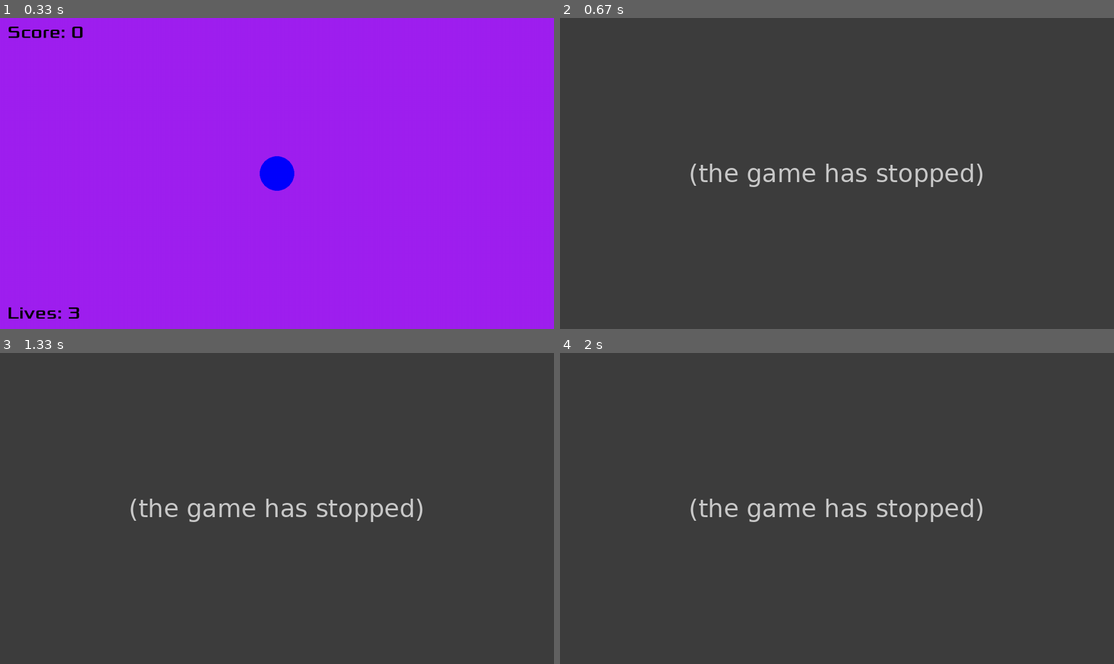
Above: before the commit, frames 1-4 (two rows, left to right).
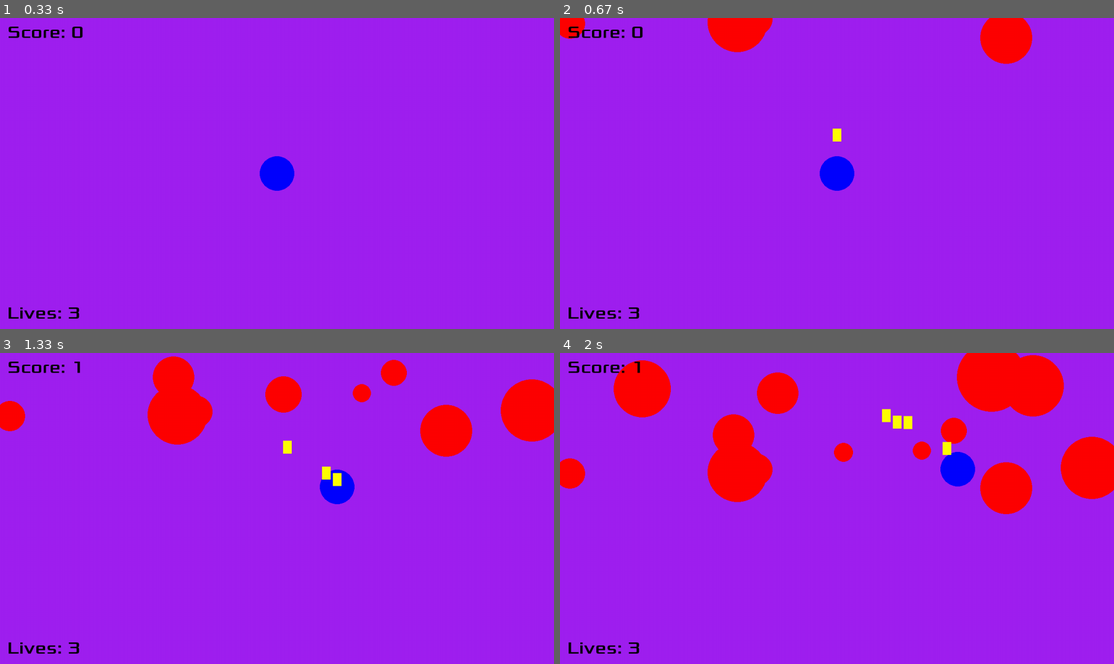
Above: after the commit, the same moments.

Repository: C-Liddell/pygame
Game: pygame game, started from Code/main.py
The game is run twice, just before and just after one commit, with the same random seed, the same clock (stepped at 60 frames per second) and the same inputs.
Inputs:
- Up to frame 1 (0.33 s): no input
- Up to frame 2 (0.67 s): tap Space at 0.33 s
- Up to frame 3 (1.33 s): hold D 0.67-1.13 s; tap Space at 0.73, 1.03, 1.23 s; hold W from 1.17 s (still down)
- Up to frame 4 (2 s): release W at 1.47 s; hold D 1.5-1.97 s; tap Space at 1.57, 1.87 s

Frame 1 is identical in both runs. In frame 2, 100% of the frame differs, in the area x 0-100%, y 0-100%; in frame 3, 100%; in frame 4, 100%.
Error before the commit: AttributeError: 'int' object has no attribute 'key' (main.py line 115); the game stopped at 0.33 s (later frames are placeholders)

Commit message:
Prevented holding down spacebar

Diff:
--- a/Code/main.py
+++ b/Code/main.py
@@ -96,11 +96,11 @@
 def hitDetection(player, spikes, iFrameCounter):
     iFrameCounter += 1
     #pygame.draw.rect(screen, "yellow", player.hitbox)
-    for Spike in spikes:
+    for spike in spikes:
         #pygame.draw.rect(screen, "yellow", Spike.hitbox)
         if iFrameCounter >= 180:
             player.colour = "blue"
-            if pygame.Rect.colliderect(player.hitbox, Spike.hitbox):
+            if pygame.Rect.colliderect(player.hitbox, spike.hitbox):
                 screen.fill("pink")
                 player.colour = "pink"
                 player.lives -= 1
@@ -108,25 +108,24 @@
     return player, iFrameCounter
 
 
-def BulletController(bullets, Bullet, dt, cooldownCounter, player, spikes):
+def BulletController(bullets, dt, cooldownCounter, spikes):
     cooldownCounter += 1
-    keys = pygame.key.get_pressed()
+    bullets_to_remove = []
 
-    if pygame.event.peek(pygame.KEYDOWN) and pygame.KEYDOWN.key == pygame.K_SPACE and cooldownCounter > 15:
-        bullets.append(Bullet(pygame.Vector2(player.pos.x - 10, player.pos.y - player.radius), 0))
-        cooldownCounter = 0
     for bullet in bullets:
         bullet.pos.y -= 200 * dt
         bullet.hitbox = pygame.Rect(bullet.pos.x, bullet.pos.y, 20, 30)
         pygame.draw.rect(screen, "yellow", bullet.hitbox)
+
         for spike in spikes:
             if pygame.Rect.colliderect(bullet.hitbox, spike.hitbox):
                 spike.radius -= 10
             if pygame.Rect.colliderect(bullet.hitbox, spike.hitbox) or bullet.pos.y < 0:
-                try:
-                    bullets.remove(bullet)
-                except:
-                    pass
+                bullets_to_remove.append(bullet)
+                spike.radius -= 10 if pygame.Rect.colliderect(bullet.hitbox, spike.hitbox) else 0
+
+    bullets = [bullet for bullet in bullets if bullet not in bullets_to_remove]
+
     return bullets, cooldownCounter, spikes
 
 
@@ -134,6 +133,9 @@
     for event in pygame.event.get():
         if event.type == pygame.QUIT:
             exit()
+        elif event.type == pygame.KEYDOWN and event.key == pygame.K_SPACE:
+            bullets.append(Bullet(pygame.Vector2(player.pos.x - 10, player.pos.y - player.radius), 0))
+            cooldownCounter = 0
 
     dt = clock.tick(60) / 1000
     screen.fill("purple")
@@ -147,9 +149,9 @@
     spikes, score = SpikeController(spikes, Spike, dt, height, width, score)
 
     player = playerController(player, dt, width, height)
+    bullets, cooldownCounter, spikes = BulletController(bullets, dt, cooldownCounter, spikes)
+
     player, iFrameCounter = hitDetection(player, spikes, iFrameCounter)
-
-    bullets, cooldownCounter, spikes = BulletController(bullets, Bullet, dt, cooldownCounter, player, spikes)
 
 
     font.render_to(screen, (20, height - 50), str(f"Lives: {player.lives}"))
